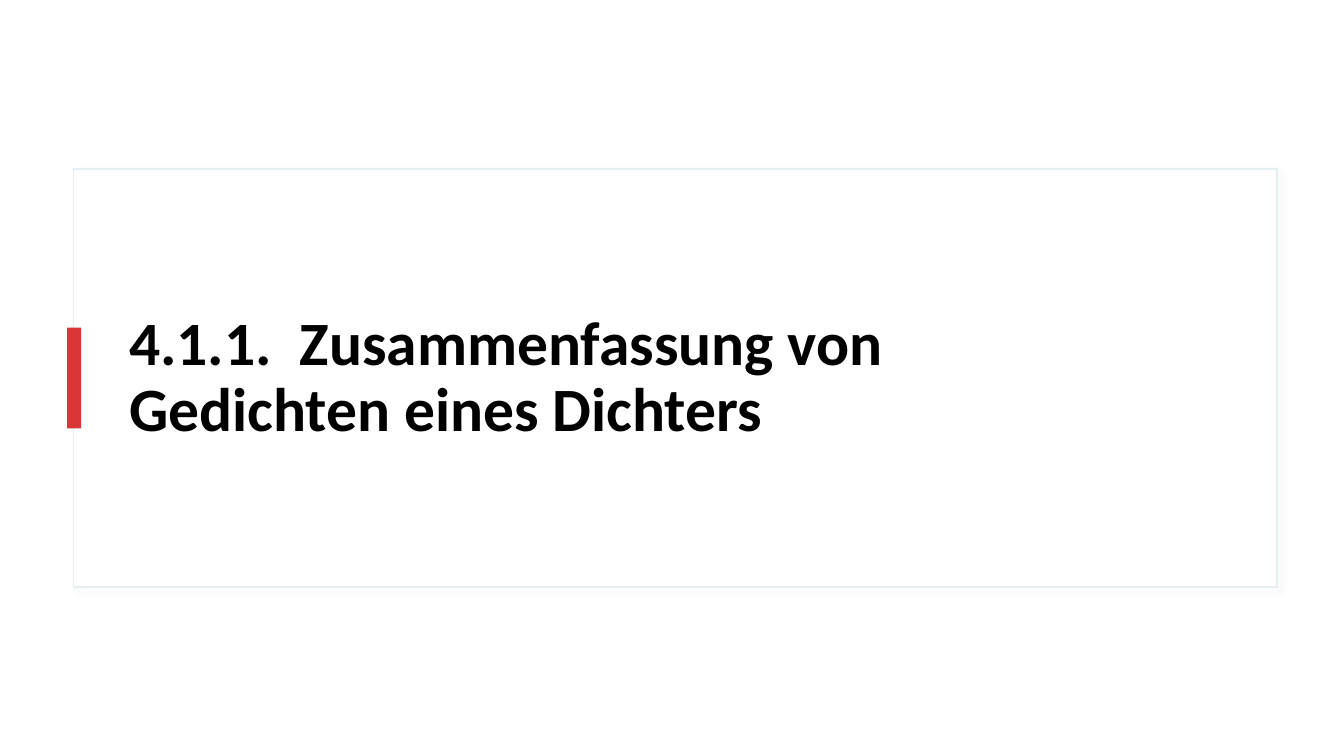
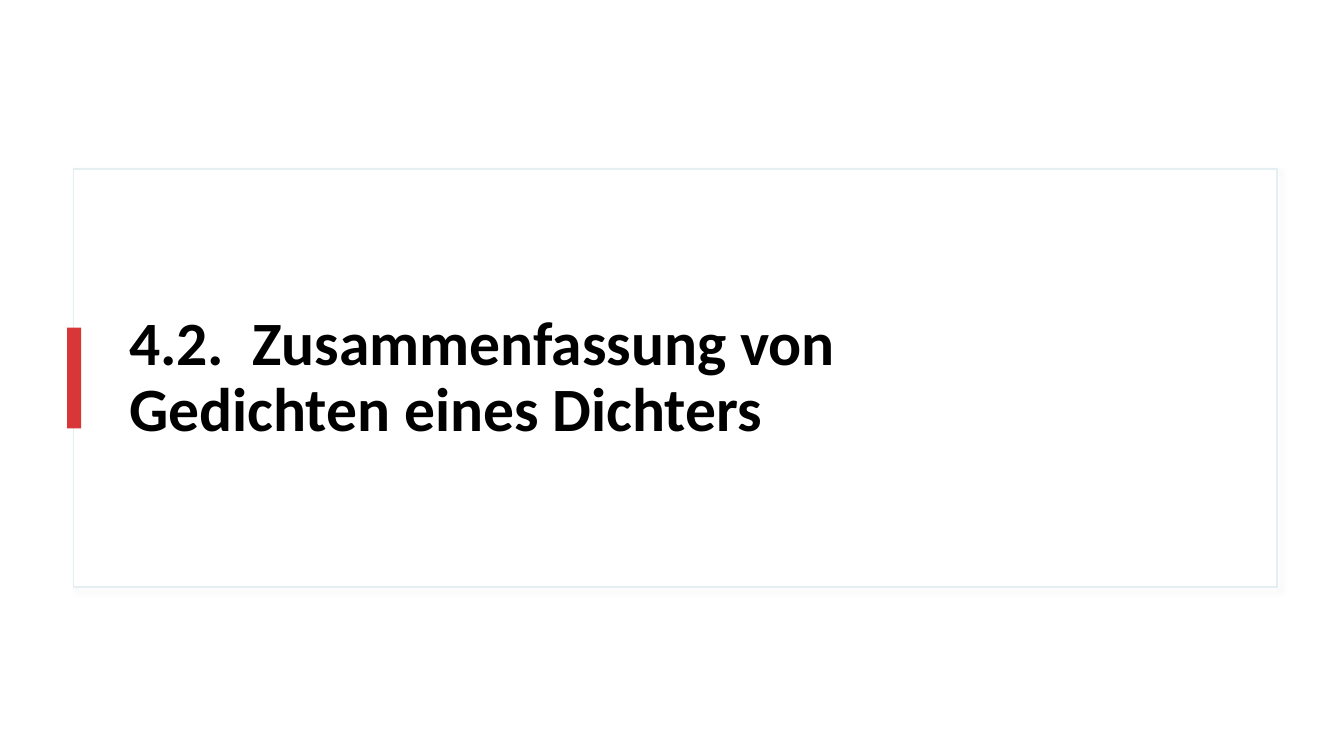
Before and after one commit to realjanpaulus/clusterpoems, a slide deck: slide 18 of presentation/clustering_presentation.pptx. Drawn at 1344x756 pixels with LibreOffice and Linux fonts; fonts in the diff are those of the drawing. Boxes give left, top, right and bottom in pixels: in the first picture for what was removed or moved away, otherwise in the second. Text is boxed around its words. In the diff, an @@ line names an element or a change of style, - is before the commit and + after.

```diff
--- a/presentation/clustering_presentation.pptx
+++ b/presentation/clustering_presentation.pptx
@@ title at [129,322,835,432]: text changed @@
-4.1.1. Zusammenfassung von Gedichten eines Dichters
+4.2. Zusammenfassung von Gedichten eines Dichters
```
Also in this commit, not shown: 1 other slide changed, 9 slides added, 4 slides removed, 14 other files.
